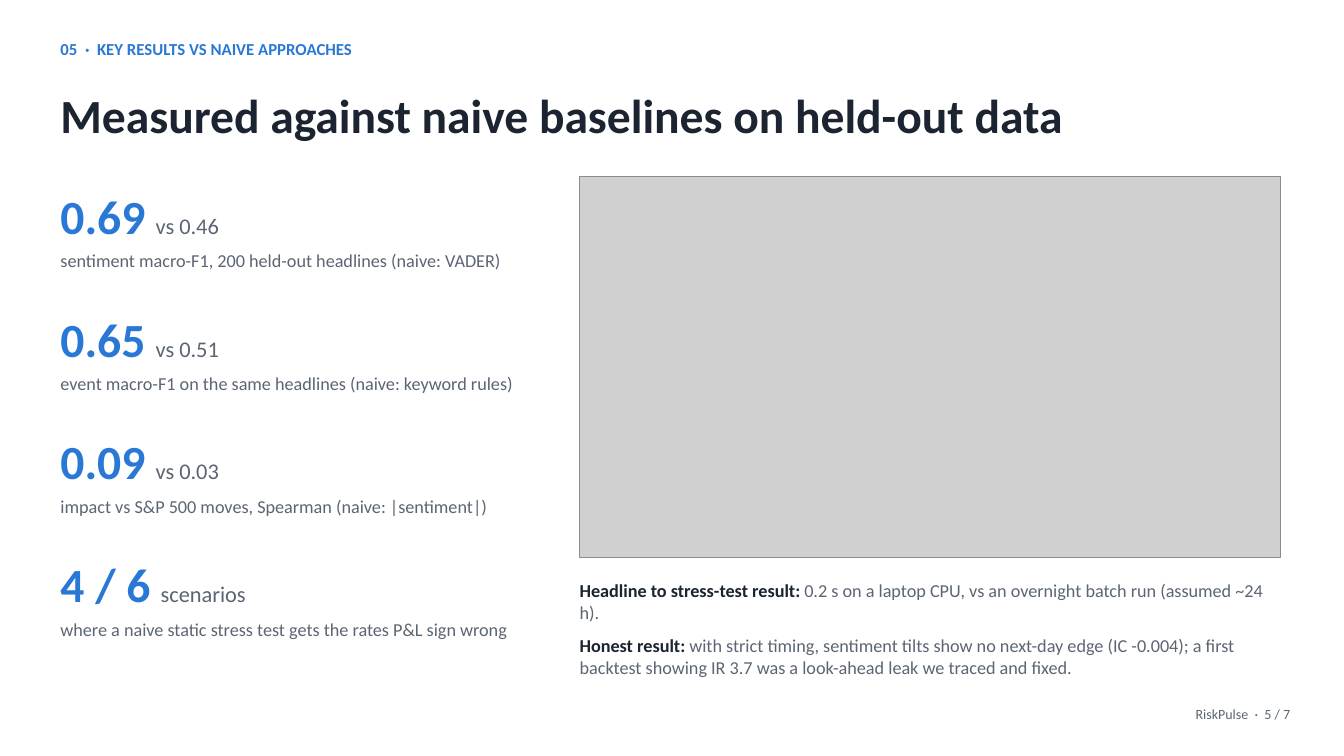
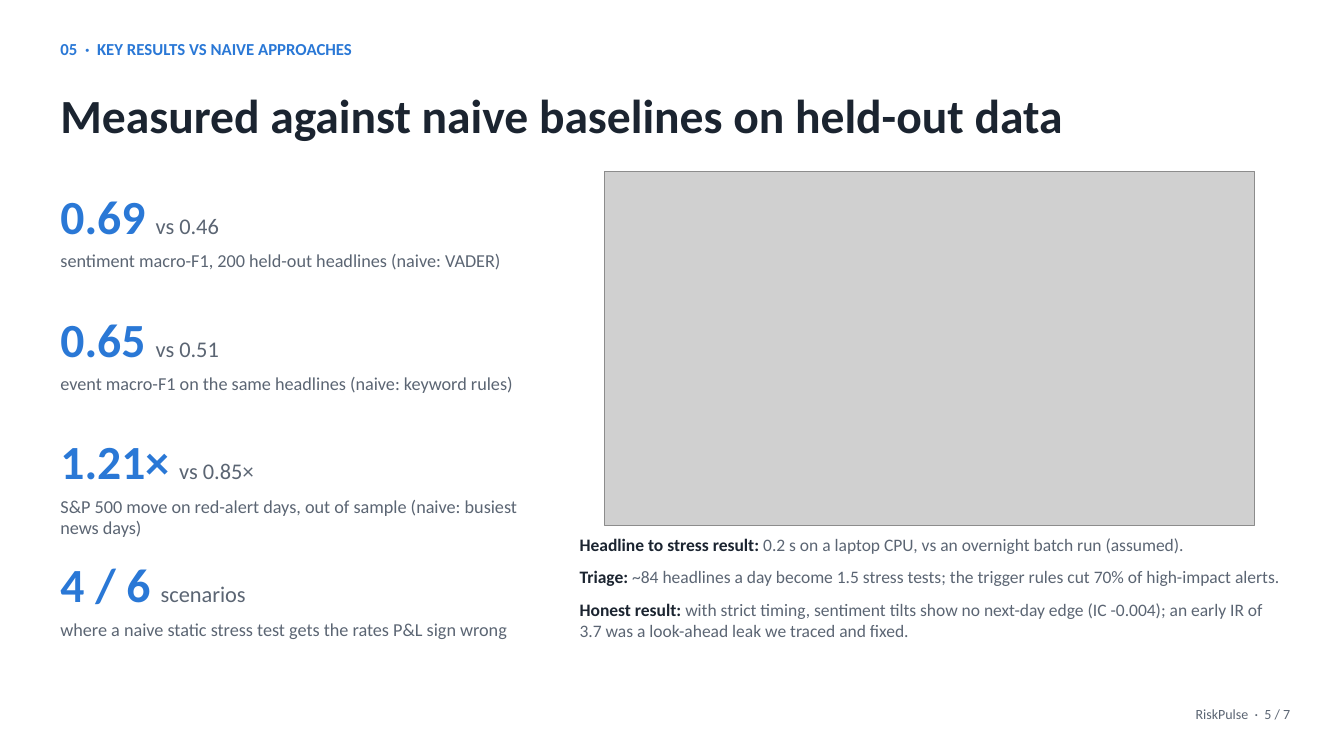
Before and after one commit to Realmer01/iitkgp-anish-karthik-ayyagari-hackathon, a slide deck: slide 5 of docs/presentation.pptx. Drawn at 1344x756 pixels with LibreOffice and Linux fonts; fonts in the diff are those of the drawing; grey boxes stand for pictures. Boxes give left, top, right and bottom in pixels: in the first picture for what was removed or moved away, otherwise in the second. Text is boxed around its words. In the diff, an @@ line names an element or a change of style, - is before the commit and + after.

Commit message:
docs: final metrics, README results, screenshots and deck
Adds the two-year trigger test, the red-alert result and the triage funnel
to metrics.json and the README; screenshots show the alert levels and the
portfolio summary; the deck gets the new slide 5 and a readable slide 6.

```diff
--- a/docs/presentation.pptx
+++ b/docs/presentation.pptx
@@ picture: place and size @@
-picture at box(580, 176, 1280, 558)
+picture at box(605, 171, 1255, 525)
@@ text at box(60, 448, 254, 480): text changed @@
-0.09 vs 0.03
+1.21× vs 0.85×
@@ text at box(60, 500, 517, 537): text changed @@
-impact vs S&P 500 moves, Spearman (naive: |sentiment|)
+S&P 500 move on red-alert days, out of sample (naive: busiest news days)
@@ text at box(580, 538, 1279, 637): text changed; size 13 to 12.5 pt @@
-Headline to stress-test result: 0.2 s on a laptop CPU, vs an overnight batch run (assumed ~24 h).
-Honest result: with strict timing, sentiment tilts show no next-day edge (IC -0.004); a first backtest showing IR 3.7 was a look-ahead leak we traced and fixed.
+Headline to stress result: 0.2 s on a laptop CPU, vs an overnight batch run (assumed).
+Triage: ~84 headlines a day become 1.5 stress tests; the trigger rules cut 70% of high-impact alerts.
+Honest result: with strict timing, sentiment tilts show no next-day edge (IC -0.004); an early IR of 3.7 was a look-ahead leak we traced and fixed.
```
Also in this commit, not shown: 3 other slides changed, 13 other files.
